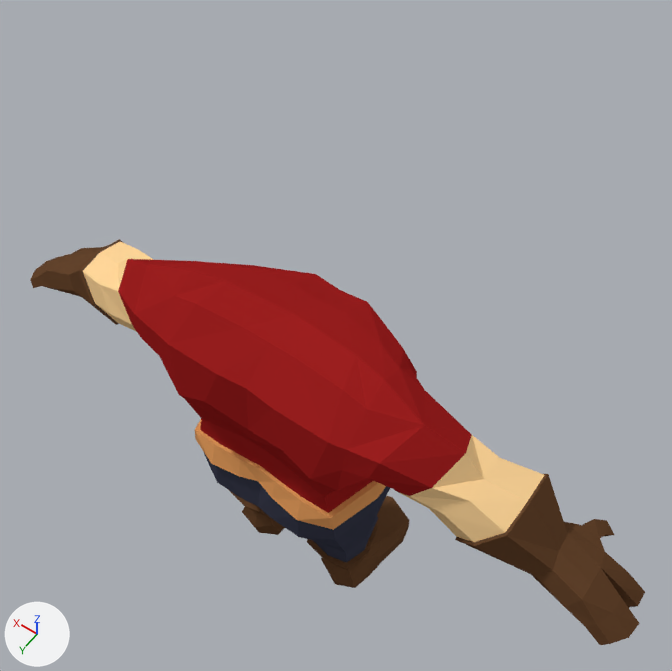
An edit to the Blender file ETTWHD/Assets/MODELS/DWARF/Type01Body00.blend, drawn before and after from the same camera.
Both versions are drawn from a 50 mm lens placed at (-0.88, 1.11, 2.9), pointed at (0.17, -0.37, 0.59). Arrows for +X, +Y and +Z are at lower left; the lights stay in place.
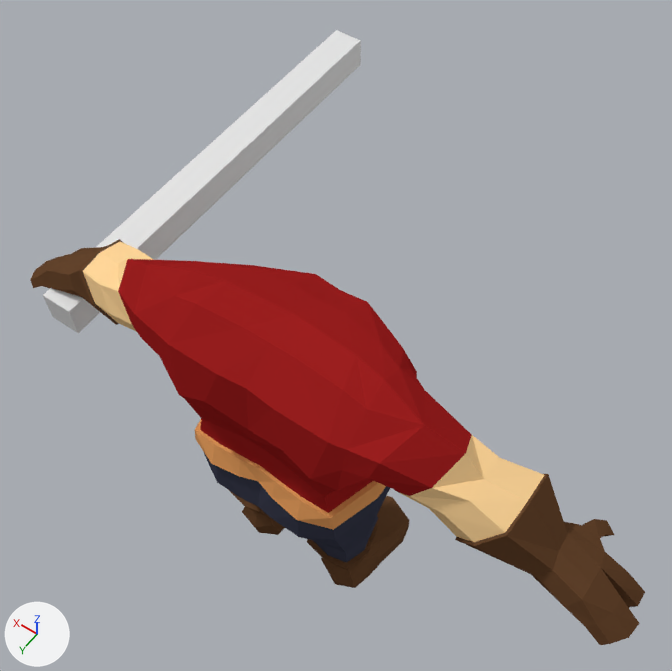
ob_handsocket_l is not drawn itself; it is the parent of ob_cube_001.

Boxes (x1, y1, x2, y2) around the edits, measured in the pictures (672 x 671 px):
'Cube.001', added
    after: (43, 30, 361, 333)

The change, as a diff of the scene's bpy script:
```diff
--- a/ETTWHD/Assets/MODELS/DWARF/Type01Body00.blend.py
+++ b/ETTWHD/Assets/MODELS/DWARF/Type01Body00.blend.py
@@ me_cube @@
+me_cube.from_pydata(...)  # a box spanning x -0.054..0.054, y -0.102..1.376, z -0.054..0.054
@@ ob_handsocket_l @@
 ob_handsocket_l.location = (0.793, 0.0574, 0.781)
-ob_handsocket_l.rotation_euler = (-0.0277, 0.0, 0.164)  # degrees (-1.6, 0, 9.4)
+ob_handsocket_l.rotation_euler = (0.0277, 0.0, -2.978)  # degrees (1.6, 0, -171)
@@ ob_cube_001 @@
+ob_cube_001 = bpy.data.objects.new('Cube.001', me_cube)
+ob_cube_001.parent = ob_handsocket_l
+ob_cube_001.matrix_parent_inverse = Matrix(((0.987, 0.163, 0.0, -0.792), (-0.163, 0.986, -0.0277, 0.0941), (-0.00451, 0.0273, 1.0, -0.778), (0.0, 0.0, 0.0, 1.0)))
+ob_cube_001.location = (0.793, 0.0574, 0.781)
```
